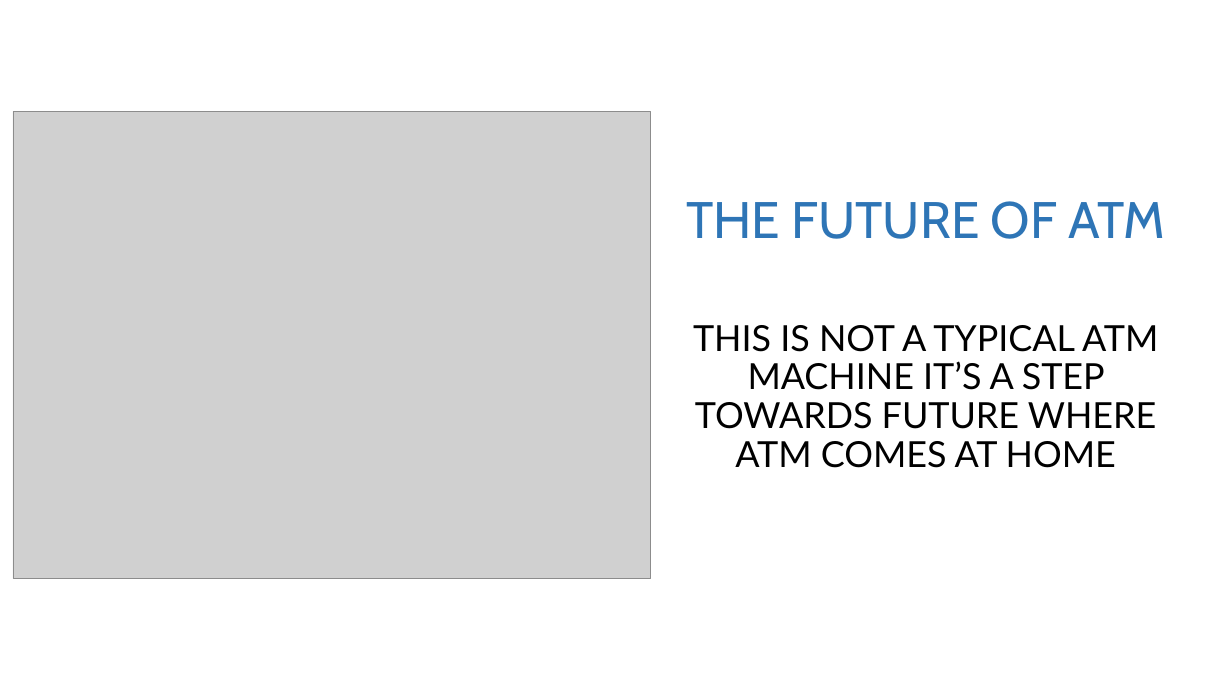
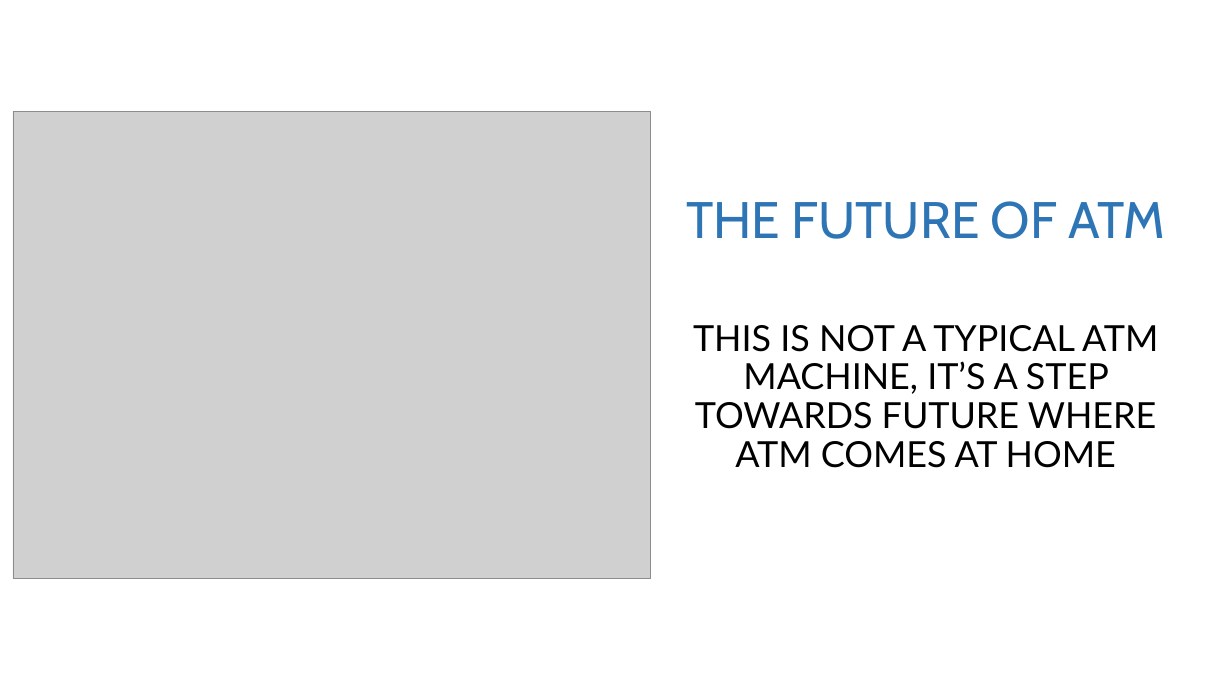
Before and after one commit to muhammadsami1-it/Programming-Fundamentals, a slide deck: slide 2 of ccp project/Presentation/BANKING SYSTEM WITH ATM.pptx. Drawn at 1232x693 pixels with LibreOffice and Linux fonts; fonts in the diff are those of the drawing; grey boxes stand for pictures. Boxes give left, top, right and bottom in pixels: in the first picture for what was removed or moved away, otherwise in the second. Text is boxed around its words. In the diff, an @@ line names an element or a change of style, - is before the commit and + after.

```diff
--- a/ccp project/Presentation/BANKING SYSTEM WITH ATM.pptx
+++ b/ccp project/Presentation/BANKING SYSTEM WITH ATM.pptx
@@ text at <box>693,325,1158,468</box>: text changed @@
-THIS IS NOT A TYPICAL ATM MACHINE IT’S A STEP TOWARDS FUTURE WHERE ATM COMES AT HOME
+THIS IS NOT A TYPICAL ATM MACHINE, IT’S A STEP TOWARDS FUTURE WHERE ATM COMES AT HOME
```
Also in this commit, not shown: 3 other slides changed, 2 other files.
